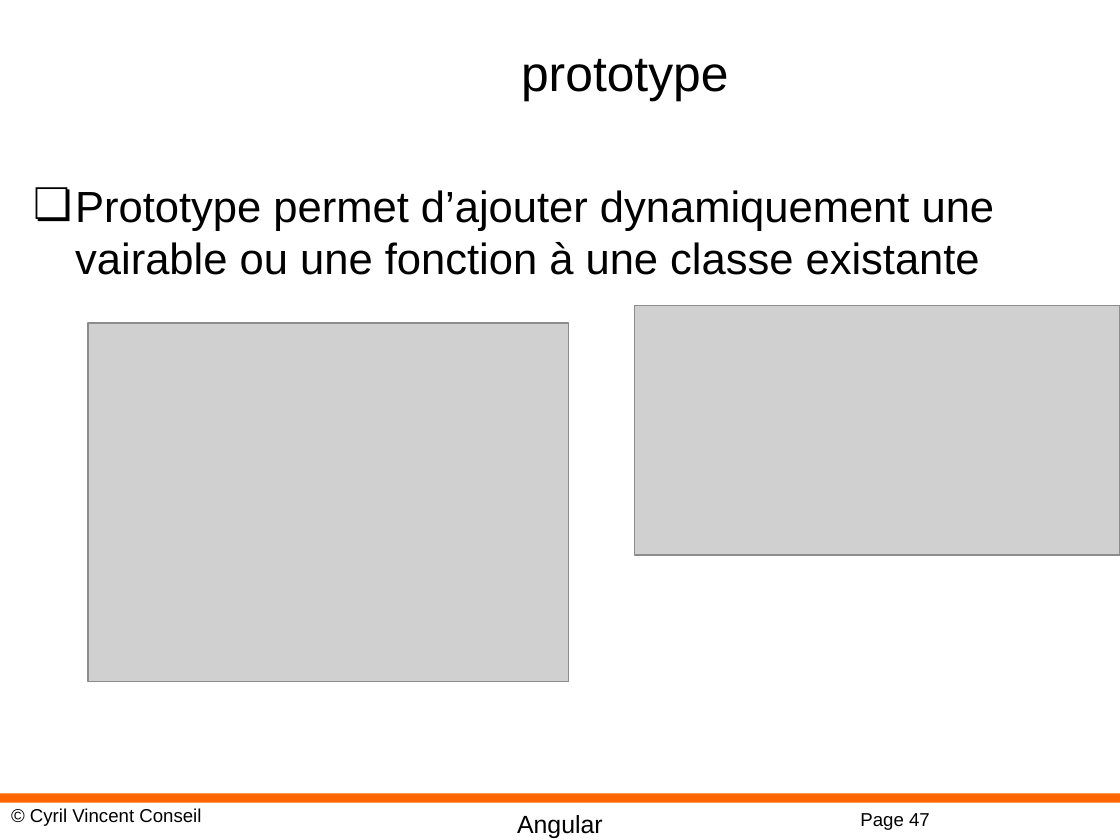
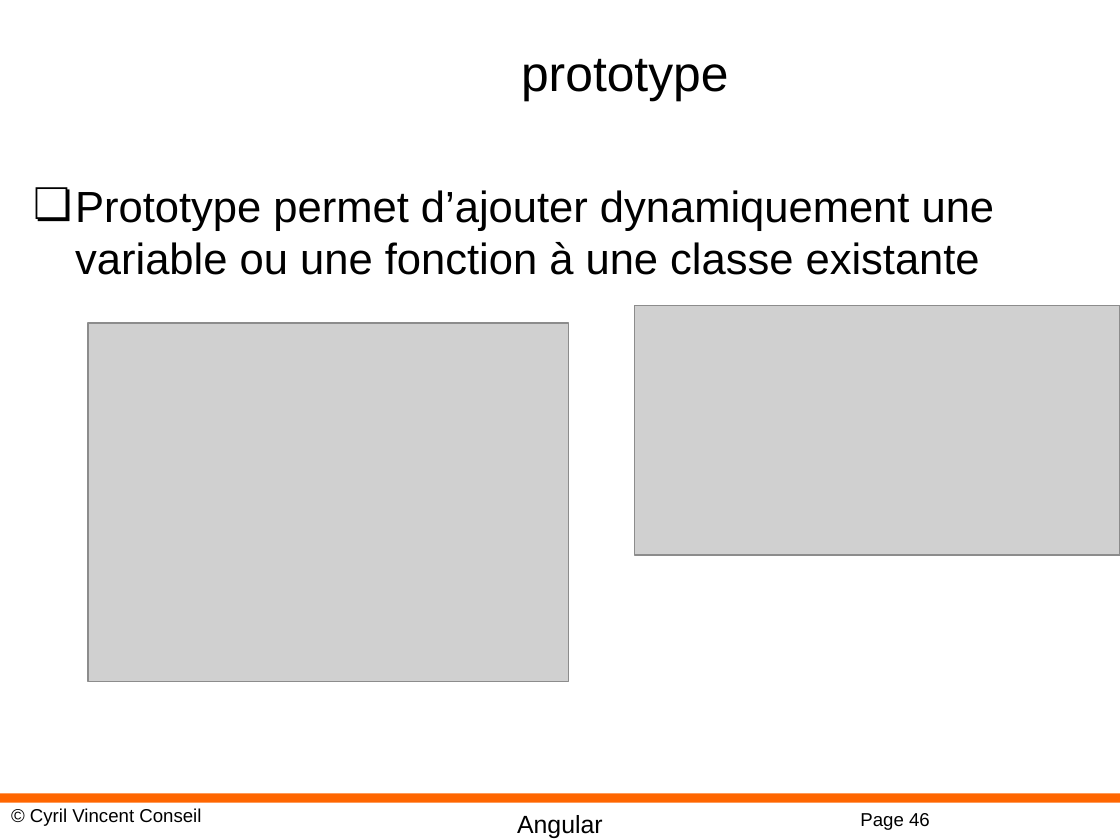
Before and after one commit to cyrilvincent/POE, a slide deck: slide 46 of ppt/angular/Angular09-TSOO.pptx (slide 47 before the commit). Drawn at 1120x840 pixels with LibreOffice and Linux fonts; fonts in the diff are those of the drawing; grey boxes stand for pictures; background and template pictures are left out. Boxes give left, top, right and bottom in pixels: in the first picture for what was removed or moved away, otherwise in the second. Text is boxed around its words. In the diff, an @@ line names an element or a change of style, - is before the commit and + after.

```diff
--- a/ppt/angular/Angular09-TSOO.pptx
+++ b/ppt/angular/Angular09-TSOO.pptx
@@ text at (x1=75, y1=190, x2=995, y2=275): text changed @@
-❏ Prototype permet d’ajouter dynamiquement une vairable ou une fonction à une classe existante
+❏ Prototype permet d’ajouter dynamiquement une variable ou une fonction à une classe existante
@@ page number at (x1=860, y1=813, x2=930, y2=830): text changed @@
-Page 47
+Page 46
```
Also in this commit, not shown: 1 slide added, 2 slides removed, 52 other files.
